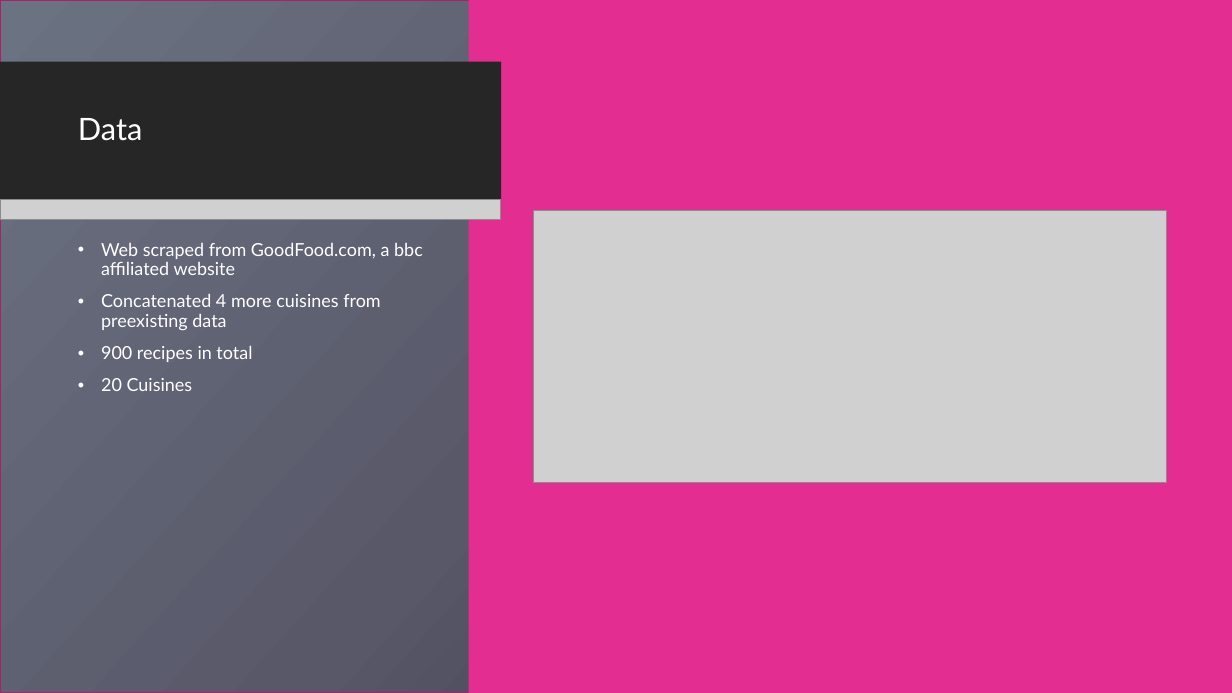
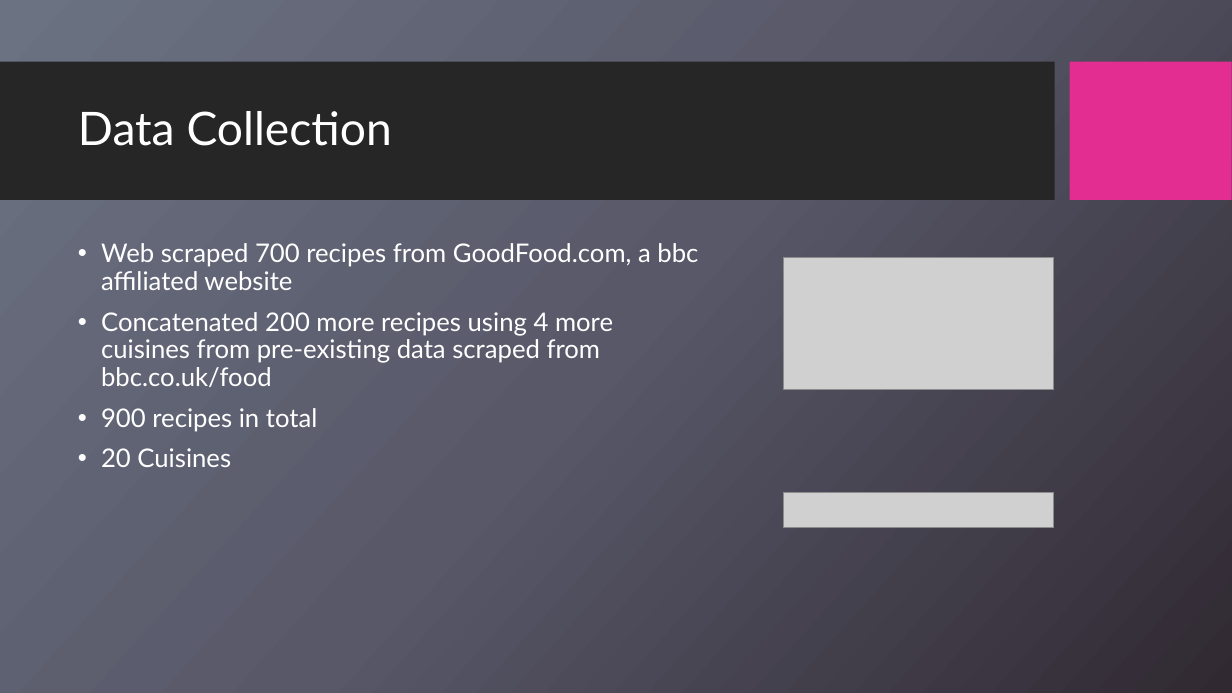
Before and after one commit to aamoeji04/Cuisine_Classification_Capstone, a slide deck: slide 7 of Cuisine_Classification.pptx (slide 5 before the commit). Drawn at 1232x693 pixels with LibreOffice and Linux fonts; fonts in the diff are those of the drawing; grey boxes stand for pictures; background and template pictures are left out. Boxes give left, top, right and bottom in pixels: in the first picture for what was removed or moved away, otherwise in the second. Text is boxed around its words. In the diff, an @@ line names an element or a change of style, - is before the commit and + after.

```diff
--- a/Cuisine_Classification.pptx
+++ b/Cuisine_Classification.pptx
@@ rectangle removed at [0, 0, 1232, 693] @@
@@ rectangle removed at [469, 0, 1232, 693] @@
@@ rectangle removed at [0, 62, 501, 201] @@
@@ title at [78, 111, 392, 146]: text changed; size 24 to 36 pt @@
-Data
+Data Collection
@@ picture removed at [0, 199, 501, 219] @@
@@ picture removed at [533, 211, 1167, 483] @@
@@ text at [101, 243, 698, 387]: text changed; size 14 to 20 pt @@
-• Web scraped from GoodFood.com, a bbc affiliated website
-• Concatenated 4 more cuisines from preexisting data
+• Web scraped 700 recipes from GoodFood.com, a bbc affiliated website
+• Concatenated 200 more recipes using 4 more cuisines from pre-existing data scraped from bbc.co.uk/food
@@ picture added at [784, 257, 1054, 389] @@
@@ text at [101, 408, 318, 467]: size 14 to 20 pt in "900 recipes in total", "20 Cuisines" @@
@@ picture added at [784, 493, 1054, 528] @@
```
Also in this commit, not shown: 3 other slides changed, 3 slides added.
